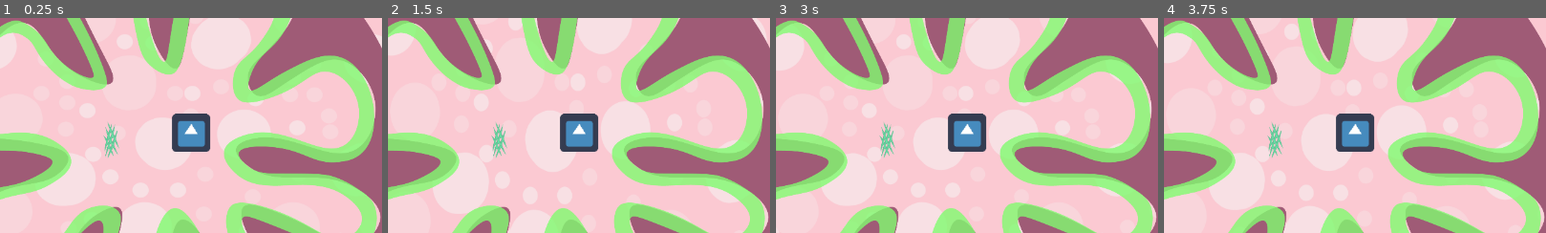
Above: before the commit, frames 1-4 (left to right).
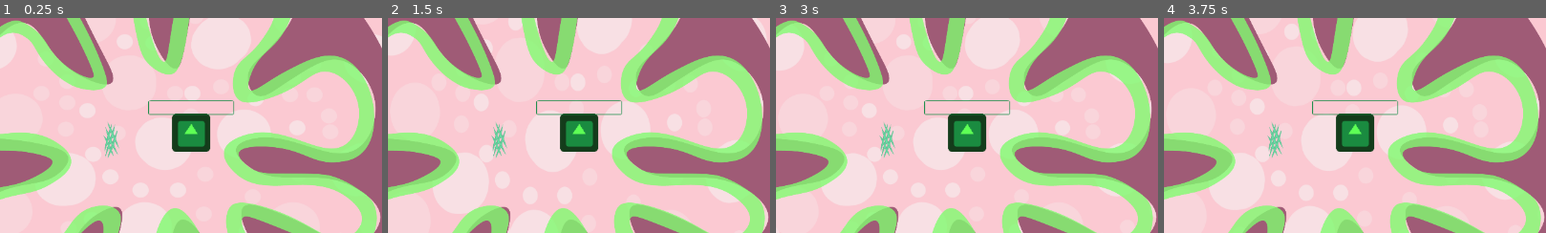
Above: after the commit, the same moments.

Repository: mihaelagrigore/Gutstuck
Game: Godot game, scene res://Sources/Levels/Level_1.tscn
Two runs of this game, one before a commit and one after it. Both use one fixed random seed, a clock stepped at 60 frames per second and the inputs below. The engine's default icon, where the game draws it, is replaced by a stand-in: a white triangle on a blue panel in a dark square.
Inputs (mouse positions are % of the whole screen's width and height, from its top left):
- Up to frame 1 (0.25 s): no input
- Up to frame 2 (1.5 s): move the mouse to (72, 45) at 0.52 s; right-click (72, 45) at 0.6 s; move the mouse to (30, 55) at 1.27 s; click (30, 55) at 1.35 s
- Up to frame 3 (3 s): right-click (30, 55) at 1.55 s; move the mouse to (60, 28) at 2.02 s; right-click (60, 28) at 2.1 s; move the mouse to (45, 70) at 2.77 s; right-click (45, 70) at 2.85 s
- Up to frame 4 (3.75 s): move the mouse to (80, 65) at 3.52 s; press the mouse at (80, 65) at 3.53 s
The pictures show only the part of the screen within x 29-79%, y 17-67%; the shares and areas given below are measured in that part.

The runs differ from the first frame. In frame 1, 2.0% of the frame differs, in the area x 38-62%, y 38-63%; in frame 2, 2.0%; in frame 3, 2.0%; in frame 4, 2.0%.

Commit message:
Add scene inheritance for bacterias (from Bacteria.tscn), added the graphism for the life bar, change the color of each bacteria, fix the bug of going to 0:0 when we select.

Diff:
--- a/Gutstuck_Project/Sources/Bacteria/Bacteria.gd
+++ b/Gutstuck_Project/Sources/Bacteria/Bacteria.gd
@@ -48,7 +48,7 @@
 
 func _physics_process(delta):
 	var velocity = Vector2()
-	if state== STATE_SELECTED:
+	if state== STATE_MOVING:
 		velocity = (target - position).normalized() * speed
 		#print("velocity=",velocity)
 		#rotation = velocity.angle()
--- /dev/null
+++ b/Gutstuck_Project/Sources/Bacteria/Bacteria.tscn
@@ -0,0 +1,29 @@
+[gd_scene load_steps=6 format=2]
+
+[ext_resource path="res://Sources/Bacteria/F_Bacteria/F_Bacteria.gd" type="Script" id=1]
+[ext_resource path="res://icon.png" type="Texture" id=2]
+[ext_resource path="res://Assets/Textures/Life_Bar_Under.png" type="Texture" id=3]
+[ext_resource path="res://Assets/Textures/Life_Bar.png" type="Texture" id=4]
+
+[sub_resource type="RectangleShape2D" id=1]
+extents = Vector2( 30.7896, 29.9331 )
+
+[node name="Bacteria" type="KinematicBody2D" groups=[
+"Bacteria",
+]]
+script = ExtResource( 1 )
+
+[node name="Sprite" type="Sprite" parent="."]
+texture = ExtResource( 2 )
+
+[node name="CollisionShape2D" type="CollisionShape2D" parent="."]
+shape = SubResource( 1 )
+
+[node name="TextureProgress" type="TextureProgress" parent="."]
+margin_left = -72.1671
+margin_top = -53.8745
+margin_right = 117.833
+margin_bottom = -8.87451
+rect_scale = Vector2( 0.76, 0.52 )
+texture_under = ExtResource( 3 )
+texture_progress = ExtResource( 4 )
--- a/Gutstuck_Project/Sources/Bacteria/F_Bacteria/F_Bacteria.gd
+++ b/Gutstuck_Project/Sources/Bacteria/F_Bacteria/F_Bacteria.gd
@@ -3,6 +3,7 @@
 # Declare member variables here. Examples:
 # var a: int = 2
 # var b: String = "text"
+
 
 # Called when the node enters the scene tree for the first time.
 func _ready() -> void:
--- a/Gutstuck_Project/Sources/Bacteria/F_Bacteria/F_Bacteria.tscn
+++ b/Gutstuck_Project/Sources/Bacteria/F_Bacteria/F_Bacteria.tscn
@@ -1,22 +1,6 @@
-[gd_scene load_steps=4 format=2]
+[gd_scene load_steps=2 format=2]
 
-[ext_resource path="res://Sources/Bacteria/F_Bacteria/F_Bacteria.gd" type="Script" id=1]
-[ext_resource path="res://icon.png" type="Texture" id=2]
+[ext_resource path="res://Sources/Bacteria/Bacteria.tscn" type="PackedScene" id=1]
 
-[sub_resource type="RectangleShape2D" id=1]
-extents = Vector2( 30.7896, 29.9331 )
-
-[node name="F_Bacteria" type="KinematicBody2D" groups=[
-"Bacteria",
-]]
-script = ExtResource( 1 )
-
-[node name="Sprite" type="Sprite" parent="."]
-texture = ExtResource( 2 )
-
-[node name="CollisionShape2D" type="CollisionShape2D" parent="."]
-shape = SubResource( 1 )
-
-[node name="TextureProgress" type="TextureProgress" parent="."]
-margin_right = 40.0
-margin_bottom = 40.0
+[node name="Bacteria" instance=ExtResource( 1 )]
+modulate = Color( 0.372549, 1, 0.337255, 1 )
--- a/Gutstuck_Project/Sources/Bacteria/G_Bacteria/G_Bacteria.tscn
+++ b/Gutstuck_Project/Sources/Bacteria/G_Bacteria/G_Bacteria.tscn
@@ -1,9 +1,6 @@
-[gd_scene format=2]
+[gd_scene load_steps=2 format=2]
 
-[node name="G_Bacteria" type="KinematicBody2D" groups=[
-"Bacteria",
-]]
+[ext_resource path="res://Sources/Bacteria/Bacteria.tscn" type="PackedScene" id=1]
 
-[node name="TextureProgress" type="TextureProgress" parent="."]
-margin_right = 40.0
-margin_bottom = 40.0
+[node name="Bacteria" index="0" instance=ExtResource( 1 )]
+modulate = Color( 0.94902, 0.113725, 0.113725, 1 )
--- a/Gutstuck_Project/Sources/Bacteria/P_Bacteria/P_Bacteria.tscn
+++ b/Gutstuck_Project/Sources/Bacteria/P_Bacteria/P_Bacteria.tscn
@@ -1,13 +1,6 @@
-[gd_scene format=2]
+[gd_scene load_steps=2 format=2]
 
-[node name="P_Bacteria" type="KinematicBody2D" groups=[
-"Bacteria",
-]]
+[ext_resource path="res://Sources/Bacteria/Bacteria.tscn" type="PackedScene" id=1]
 
-[node name="Sprite" type="Sprite" parent="."]
-
-[node name="CollisionShape2D" type="CollisionShape2D" parent="."]
-
-[node name="TextureProgress" type="TextureProgress" parent="."]
-margin_right = 40.0
-margin_bottom = 40.0
+[node name="Bacteria" instance=ExtResource( 1 )]
+modulate = Color( 0.878431, 0.0627451, 0.996078, 1 )
--- a/Gutstuck_Project/Sources/System/Input_Manager.gd
+++ b/Gutstuck_Project/Sources/System/Input_Manager.gd
@@ -81,3 +81,4 @@
 func SendBacterias(position):
 	for bacteria in bacterias:
 		bacteria.target = position
+		bacteria.state = 2
Binary file added: Gutstuck_Project/Assets/Textures/Life_Bar.png
Not shown, added: Gutstuck_Project/Assets/Textures/Life_Bar.png.import
Binary file added: Gutstuck_Project/Assets/Textures/Life_Bar_Under.png
Not shown, added: Gutstuck_Project/Assets/Textures/Life_Bar_Under.png.import
